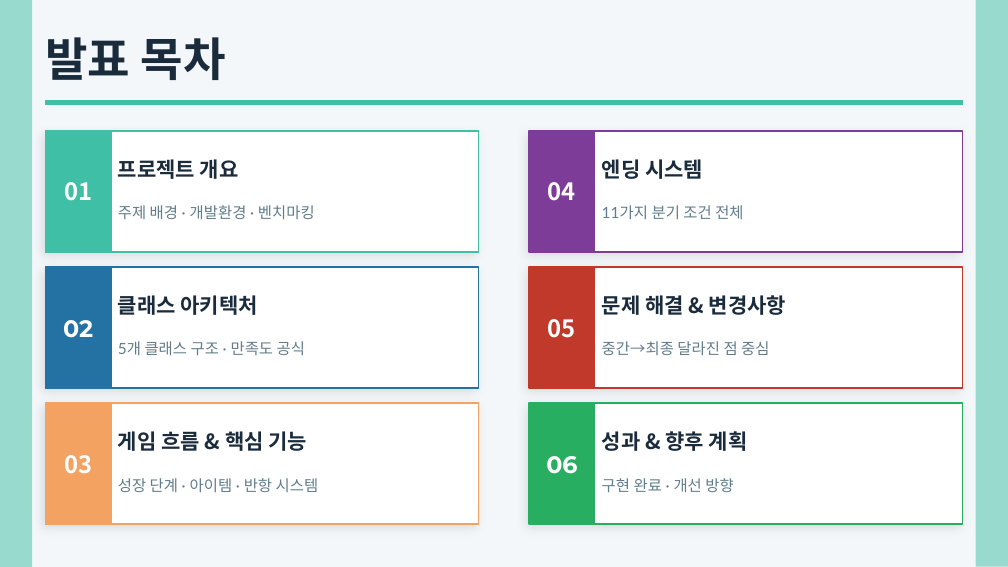
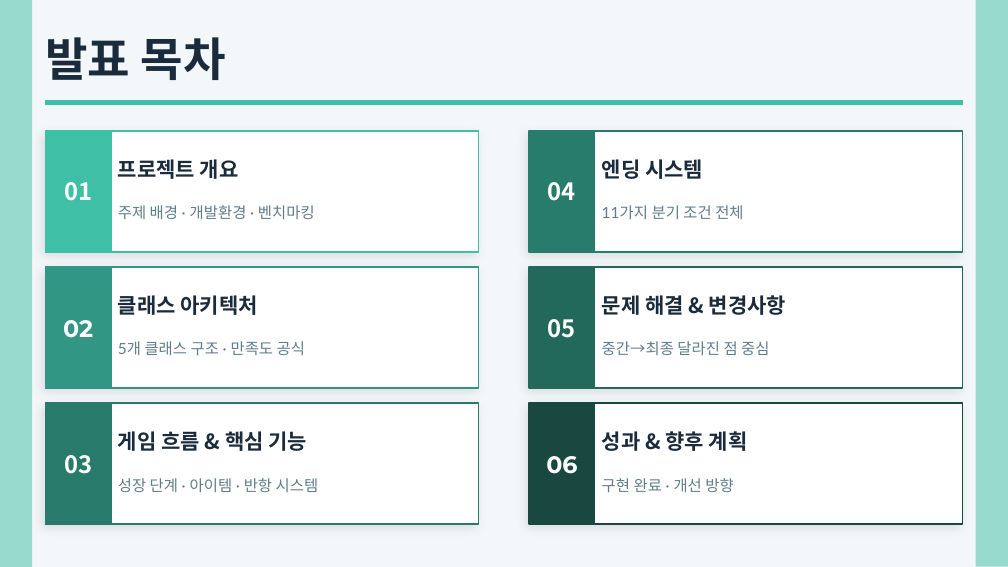
Before and after one commit to jun9yu-527/BirdRaise, a slide deck: slide 2 of 팀_RLCC_최종 발표.pptx. Drawn at 1008x567 pixels with LibreOffice and Linux fonts; fonts in the diff are those of the drawing. Boxes give left, top, right and bottom in pixels: in the first picture for what was removed or moved away, otherwise in the second. Text is boxed around its words. In the diff, an @@ line names an element or a change of style, - is before the commit and + after.

```diff
--- a/팀_RLCC_최종 발표.pptx
+++ b/팀_RLCC_최종 발표.pptx
@@ rectangle at box(529, 131, 963, 252): outline #7D3C98 1 pt to #287C6C 1 pt @@
@@ rectangle at box(529, 131, 595, 252): fill #7D3C98 to #287C6C; outline #7D3C98 1 pt to #287C6C 1 pt @@
@@ rectangle at box(45, 267, 479, 388): outline #2471A3 1 pt to #319784 1 pt @@
@@ rectangle at box(45, 267, 111, 388): fill #2471A3 to #319784; outline #2471A3 1 pt to #319784 1 pt @@
@@ rectangle at box(529, 267, 963, 388): outline #C0392B 1 pt to #22685B 1 pt @@
@@ rectangle at box(529, 267, 595, 388): fill #C0392B to #22685B; outline #C0392B 1 pt to #22685B 1 pt @@
@@ rectangle at box(45, 403, 479, 524): outline #F4A261 1 pt to #287A6A 1 pt @@
@@ rectangle at box(45, 403, 111, 524): fill #F4A261 to #287A6A; outline #F4A261 1 pt to #287A6A 1 pt @@
@@ rectangle at box(529, 403, 963, 524): outline #27AE60 1 pt to #18483F 1 pt @@
@@ rectangle at box(529, 403, 595, 524): fill #27AE60 to #18483F; outline #27AE60 1 pt to #18483F 1 pt @@
```
Also in this commit, not shown: 2 other slides changed, 2 other files.
